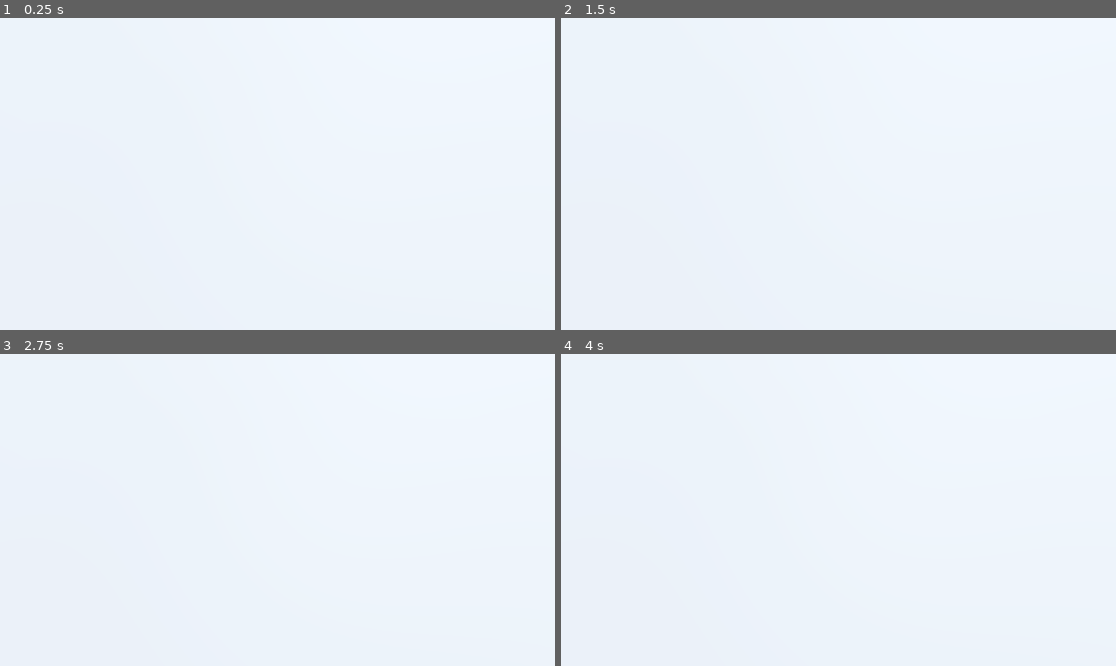
Above: before the commit, frames 1-4 (two rows, left to right).
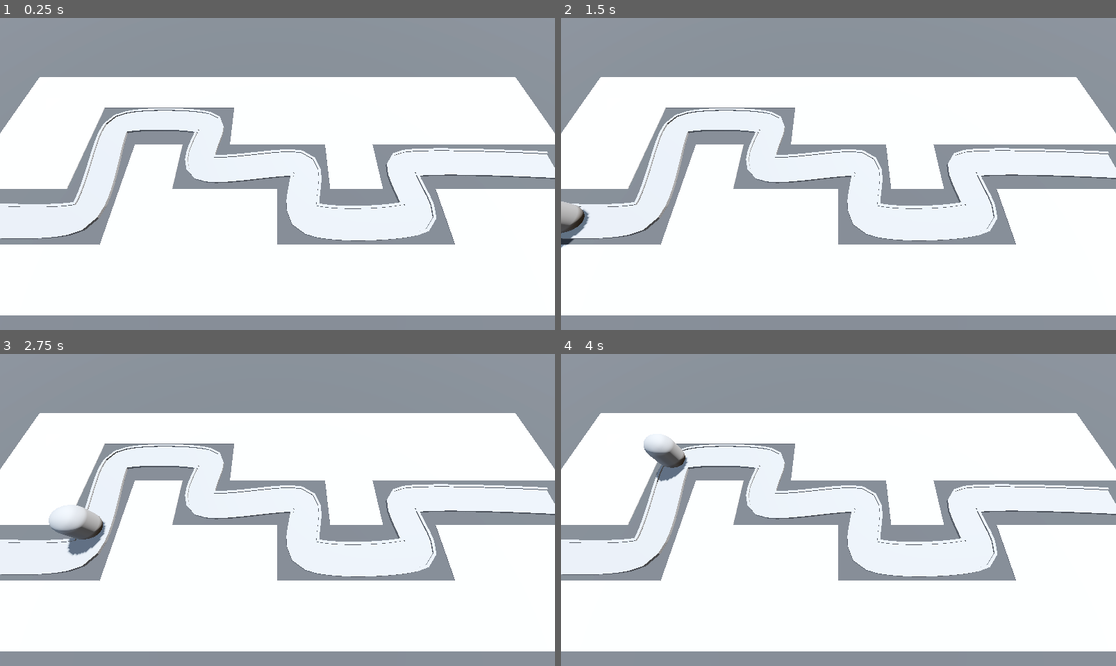
Above: after the commit, the same moments.

Repository: RileyWaldo/BarbarianBlaster
Game: Godot game, scene res://base_level.tscn
The game is run twice, just before and just after one commit, with the same random seed, the same clock (stepped at 60 frames per second) and the same inputs. Before the commit the project has no main scene; this scene is started directly in both runs.
Inputs:
- Up to frame 1 (0.25 s): no input
- Up to frame 2 (1.5 s): tap Enter at 0.5 s
- Up to frame 3 (2.75 s): no input
- Up to frame 4 (4 s): no input

The runs differ from the first frame. In frame 1, 34% of the frame differs, in the area x 0-100%, y 0-100%; in frame 2, 34%; in frame 3, 34%; in frame 4, 34%.

Commit message:
Added path and enemy

Diff:
--- /dev/null
+++ b/GameObjects/Enemy.tscn
@@ -0,0 +1,15 @@
+[gd_scene load_steps=3 format=3 uid="uid://cgio16xab0rf"]
+
+[ext_resource type="Script" uid="uid://bwro80b57v3ki" path="res://Scripts/Enemy.gd" id="1_4xroi"]
+
+[sub_resource type="CapsuleMesh" id="CapsuleMesh_bbb0l"]
+radius = 1.0
+height = 3.0
+
+[node name="Enemy" type="PathFollow3D"]
+loop = false
+script = ExtResource("1_4xroi")
+
+[node name="MeshInstance3D" type="MeshInstance3D" parent="."]
+transform = Transform3D(1, 0, 0, 0, 1, 0, 0, 0, 1, 0, 1.5, 0)
+mesh = SubResource("CapsuleMesh_bbb0l")
--- /dev/null
+++ b/Scripts/Enemy.gd
@@ -0,0 +1,12 @@
+extends PathFollow3D
+
+@export var moveSpeed: float = 5
+
+# Called when the node enters the scene tree for the first time.
+func _ready() -> void:
+	pass # Replace with function body.
+
+
+# Called every frame. 'delta' is the elapsed time since the previous frame.
+func _process(delta: float) -> void:
+	progress += delta * moveSpeed
--- a/base_level.tscn
+++ b/base_level.tscn
@@ -1,6 +1,7 @@
-[gd_scene load_steps=5 format=3 uid="uid://b0hp12i56too8"]
+[gd_scene load_steps=8 format=3 uid="uid://b0hp12i56too8"]
 
 [ext_resource type="MeshLibrary" uid="uid://mbshsf5ypr4a" path="res://MeshLibraries/SpaceLibrary.tres" id="1_bo3yr"]
+[ext_resource type="PackedScene" uid="uid://cgio16xab0rf" path="res://GameObjects/Enemy.tscn" id="2_5vx1e"]
 
 [sub_resource type="ProceduralSkyMaterial" id="ProceduralSkyMaterial_4sal3"]
 sky_horizon_color = Color(0.66224277, 0.6717428, 0.6867428, 1)
@@ -15,6 +16,16 @@
 tonemap_mode = 2
 glow_enabled = true
 
+[sub_resource type="StandardMaterial3D" id="StandardMaterial3D_eesb3"]
+albedo_color = Color(0.26666668, 0.26666668, 0.26666668, 1)
+
+[sub_resource type="Curve3D" id="Curve3D_3o4py"]
+_data = {
+"points": PackedVector3Array(0, 0, 0, 0, 0, 0, -26, 0, 6, -1, 0, 1, 1, 0, -1, -14, 0, 6, -0.7, 0, 0.90000004, 0.7, 0, -0.90000004, -14, 0, -2, -0.5, 0, -0.7, 0.5, 0, 0.7, -6, 0, -2, -0.8, 0, -1, 0.8, 0, 1, -6, 0, 2, -0.7, 0, -0.8, 0.7, 0, 0.8, 2, 0, 2, -0.6, 0, -0.90000004, 0.6, 0, 0.90000004, 2, 0, 6, -0.6, 0, 0.6, 0.6, 0, -0.6, 10, 0, 6, -0.7, 0, 0.7, 0.7, 0, -0.7, 10, 0, 2, 0, 0, 0, 0, 0, 0, 22, 0, 2),
+"tilts": PackedFloat32Array(0, 0, 0, 0, 0, 0, 0, 0, 0, 0)
+}
+point_count = 10
+
 [node name="BaseLevel" type="Node3D"]
 
 [node name="WorldEnvironment" type="WorldEnvironment" parent="."]
@@ -26,6 +37,7 @@
 
 [node name="Floor" type="CSGBox3D" parent="."]
 transform = Transform3D(1, 0, 0, 0, 1, 0, 0, 0, 1, 0, -1, 0)
+material_override = SubResource("StandardMaterial3D_eesb3")
 size = Vector3(100, 2, 100)
 
 [node name="Camera3D" type="Camera3D" parent="."]
@@ -33,3 +45,56 @@
 
 [node name="GridMap" type="GridMap" parent="."]
 mesh_library = ExtResource("1_bo3yr")
+cell_size = Vector3(4, 4, 4)
+cell_center_y = false
+data = {
+"cells": PackedInt32Array(65535, 2, 0, 65530, 0, 0, 65530, 2, 0, 4, 2, 0, 65534, 2, 0, 65533, 2, 0, 65532, 2, 0, 3, 2, 0, 2, 2, 0, 1, 2, 0, 0, 2, 0, 5, 1, 0, 5, 2, 0, 65530, 65534, 0, 65530, 65535, 0, 5, 65535, 0, 5, 65534, 0, 4, 65534, 0, 3, 65534, 0, 2, 65534, 0, 1, 65534, 0, 0, 65534, 0, 65535, 65534, 0, 65534, 65534, 0, 65533, 65534, 0, 65532, 65534, 0, 65531, 65534, 0, 65531, 2, 0, 65531, 65535, 0, 65531, 0, 0, 65533, 0, 0, 65533, 1, 0, 65534, 1, 0, 65535, 1, 0, 65535, 65535, 0, 0, 65535, 0, 1, 65535, 0, 2, 65535, 0, 3, 65535, 0, 4, 65535, 0, 1, 0, 0, 3, 1, 0, 4, 1, 0)
+}
+
+[node name="Path3D" type="Path3D" parent="."]
+curve = SubResource("Curve3D_3o4py")
+
+[node name="Road" type="CSGPolygon3D" parent="Path3D"]
+polygon = PackedVector2Array(-1, 0, -1, 0.1, 1, 0.1, 1, 0)
+mode = 2
+path_node = NodePath("..")
+path_interval_type = 0
+path_interval = 0.5
+path_simplify_angle = 0.0
+path_rotation = 2
+path_rotation_accurate = false
+path_local = false
+path_continuous_u = true
+path_u_distance = 1.0
+path_joined = false
+
+[node name="RoadLeftEdge" type="CSGPolygon3D" parent="Path3D"]
+polygon = PackedVector2Array(-1.2, 0, -1.2, 0.2, -1, 0.2, -1, 0)
+mode = 2
+path_node = NodePath("..")
+path_interval_type = 0
+path_interval = 0.5
+path_simplify_angle = 0.0
+path_rotation = 2
+path_rotation_accurate = false
+path_local = false
+path_continuous_u = true
+path_u_distance = 1.0
+path_joined = false
+
+[node name="RoadRightEdge" type="CSGPolygon3D" parent="Path3D"]
+polygon = PackedVector2Array(1.2, 0, 1.2, 0.2, 1, 0.2, 1, 0)
+mode = 2
+path_node = NodePath("..")
+path_interval_type = 0
+path_interval = 0.5
+path_simplify_angle = 0.0
+path_rotation = 2
+path_rotation_accurate = false
+path_local = false
+path_continuous_u = true
+path_u_distance = 1.0
+path_joined = false
+
+[node name="Enemy" parent="Path3D" instance=ExtResource("2_5vx1e")]
+transform = Transform3D(-0.09053503, 0, -0.9958852, 0, 1, 0, 0.9958852, 0, -0.09053503, -26, 0, 6)
--- a/project.godot
+++ b/project.godot
@@ -11,5 +11,6 @@
 [application]
 
 config/name="BarbarianBlaster"
+run/main_scene="uid://b0hp12i56too8"
 config/features=PackedStringArray("4.5", "Forward Plus")
 config/icon="res://icon.svg"
Not shown, added: Scripts/Enemy.gd.uid
